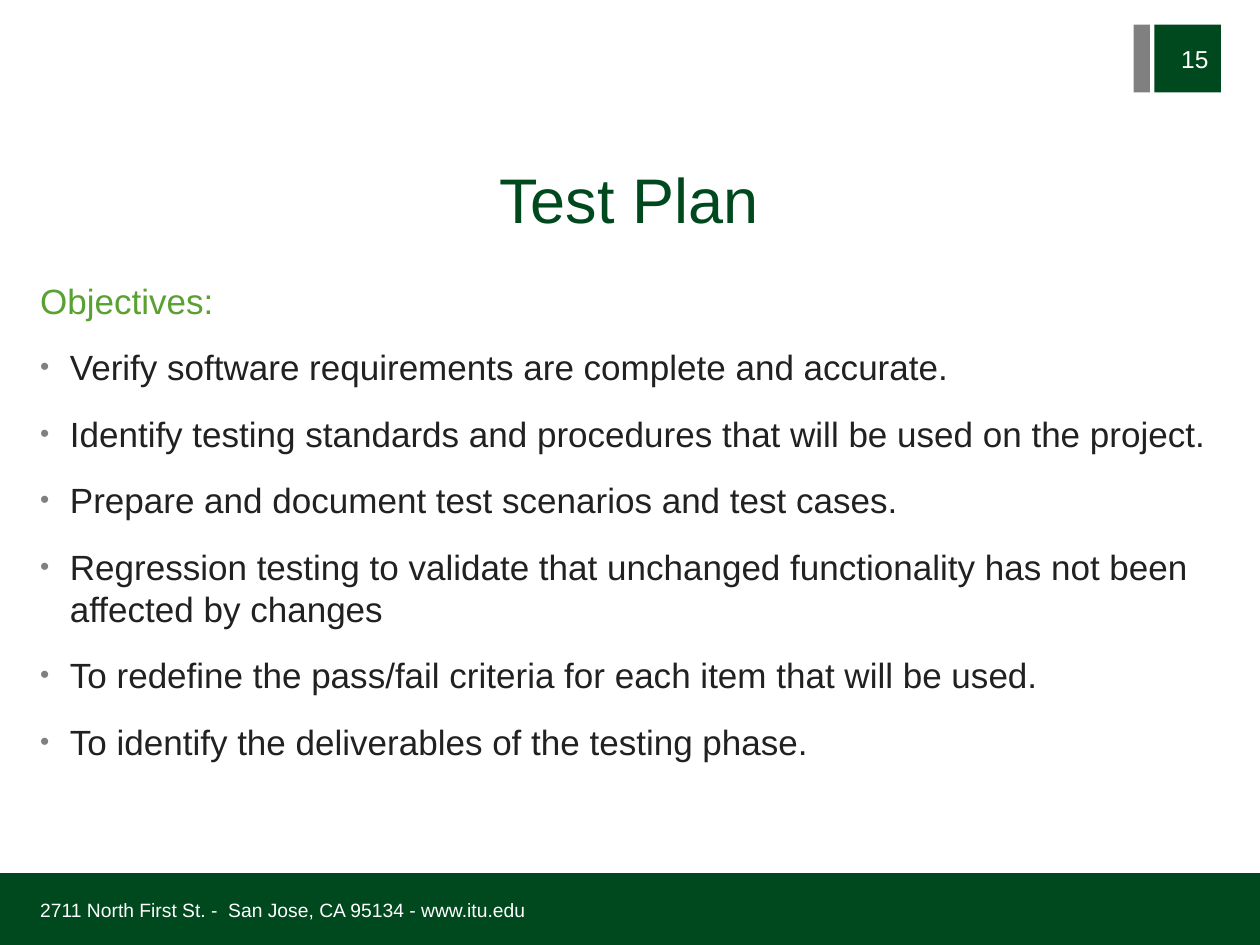
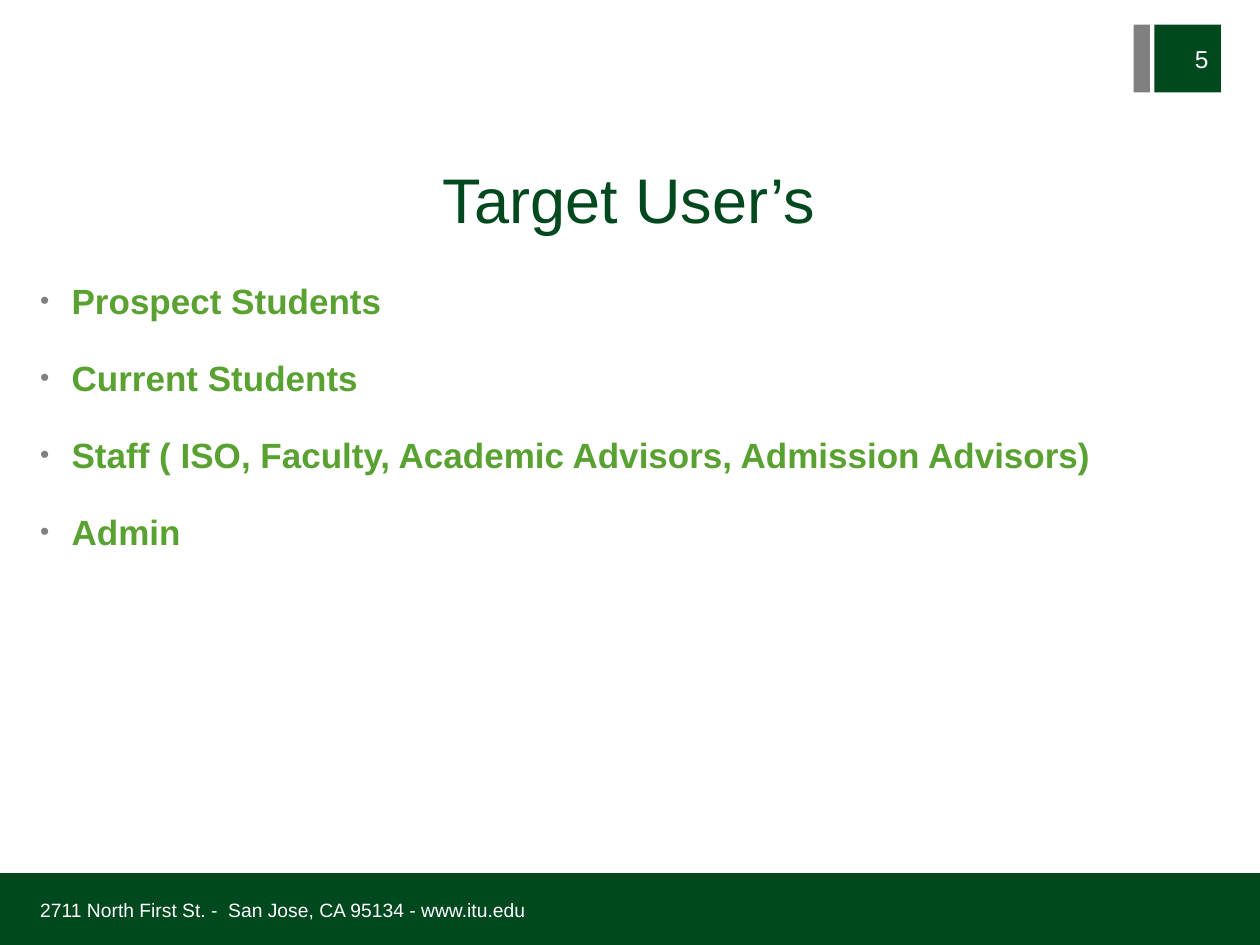
Before and after one commit to joshisange89/EAppointment, a slide deck: slide 5 of Documentation/Demo/Demo Presentation/E-Appointment_Demo.ppt (slide 15 before the commit). Drawn at 1260x945 pixels with LibreOffice and Linux fonts; fonts in the diff are those of the drawing; background and template pictures are left out. Boxes give left, top, right and bottom in pixels: in the first picture for what was removed or moved away, otherwise in the second. Text is boxed around its words. In the diff, an @@ line names an element or a change of style, - is before the commit and + after.

```diff
--- a/Documentation/Demo/Demo Presentation/E-Appointment_Demo.ppt
+++ b/Documentation/Demo/Demo Presentation/E-Appointment_Demo.ppt
@@ page number at [1195, 51, 1209, 69]: text changed @@
-15
+5
@@ title at [443, 179, 815, 235]: text changed @@
-Test Plan
+Target User’s
@@ text at [72, 288, 1090, 546]: text changed; text colour #212121 to #59A131; bold on @@
-Objectives:
-• Verify software requirements are complete and accurate.
-• Identify testing standards and procedures that will be used on the project.
-• Prepare and document test scenarios and test cases.
-• Regression testing to validate that unchanged functionality has not been affected by changes
-• To redefine the pass/fail criteria for each item that will be used.
-• To identify the deliverables of the testing phase.
+• Prospect Students
+• Current Students
+• Staff ( ISO, Faculty, Academic Advisors, Admission Advisors)
+• Admin
```
Also in this commit, not shown: 4 other slides changed, 7 slides added, 1 slide removed, 29 other files.
